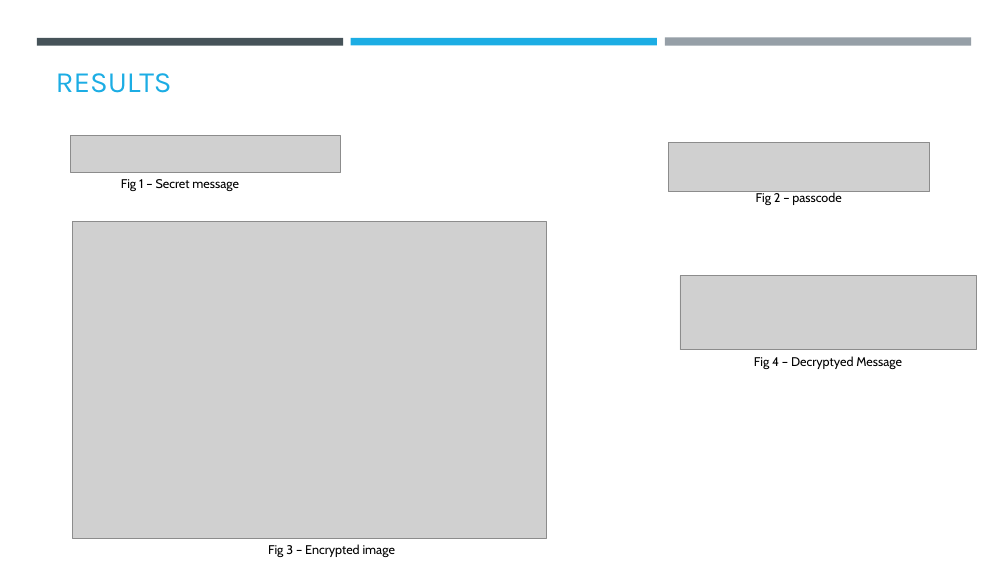
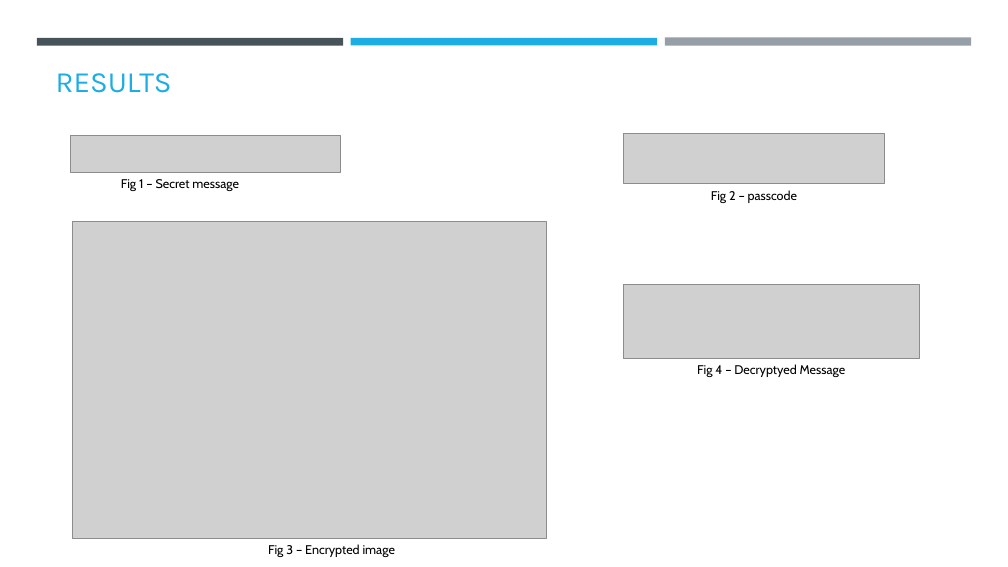
Before and after one commit to Misba810/aictesteganography, a slide deck: slide 7 of Project ppt.pptx. Drawn at 1008x567 pixels with LibreOffice and Linux fonts; fonts in the diff are those of the drawing; grey boxes stand for pictures; background and template pictures are left out. Boxes give left, top, right and bottom in pixels: in the first picture for what was removed or moved away, otherwise in the second. Text is boxed around its words. In the diff, an @@ line names an element or a change of style, - is before the commit and + after.

```diff
--- a/Project ppt.pptx
+++ b/Project ppt.pptx
@@ picture: place and size @@
-picture at (668,142,930,192)
+picture at (623,134,885,184)
@@ text "Fig 2 – passcode": place and size @@
-text "Fig 2 – passcode" at (756,191,841,205)
+text "Fig 2 – passcode" at (711,190,797,203)
@@ picture: place and size @@
-picture at (681,276,977,350)
+picture at (623,284,920,358)
@@ text "Fig 4 – Decryptyed Message": place and size @@
-text "Fig 4 – Decryptyed Message" at (754,356,902,369)
+text "Fig 4 – Decryptyed Message" at (697,364,846,377)
```
Also in this commit, not shown: 3 other slides changed.
